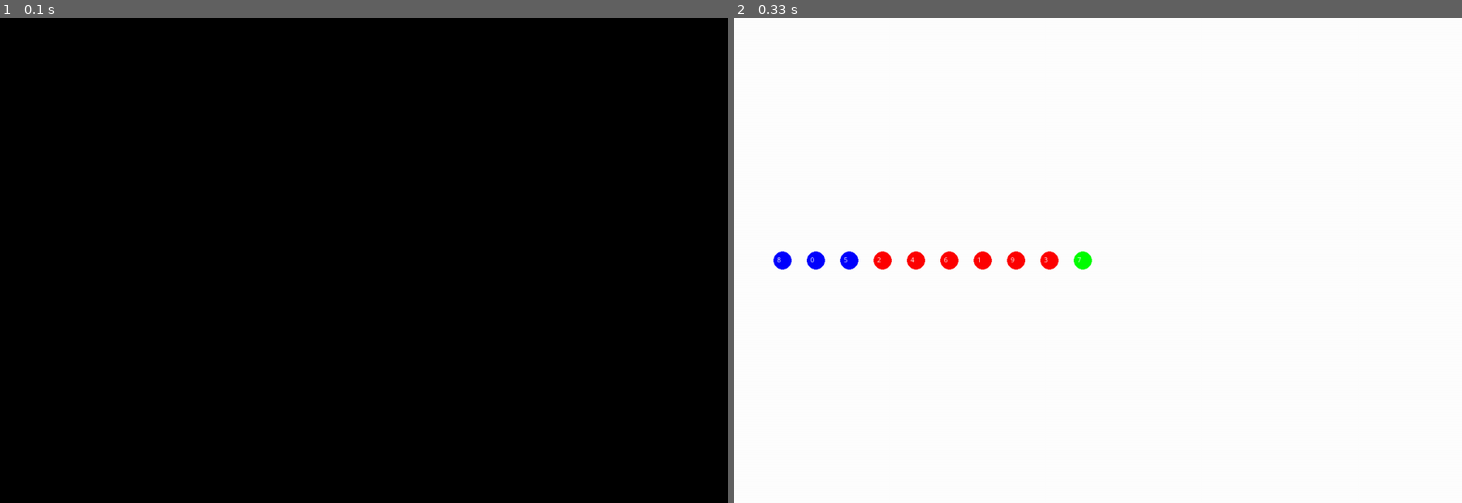
Above: before the commit, frames 1-2 (left to right).
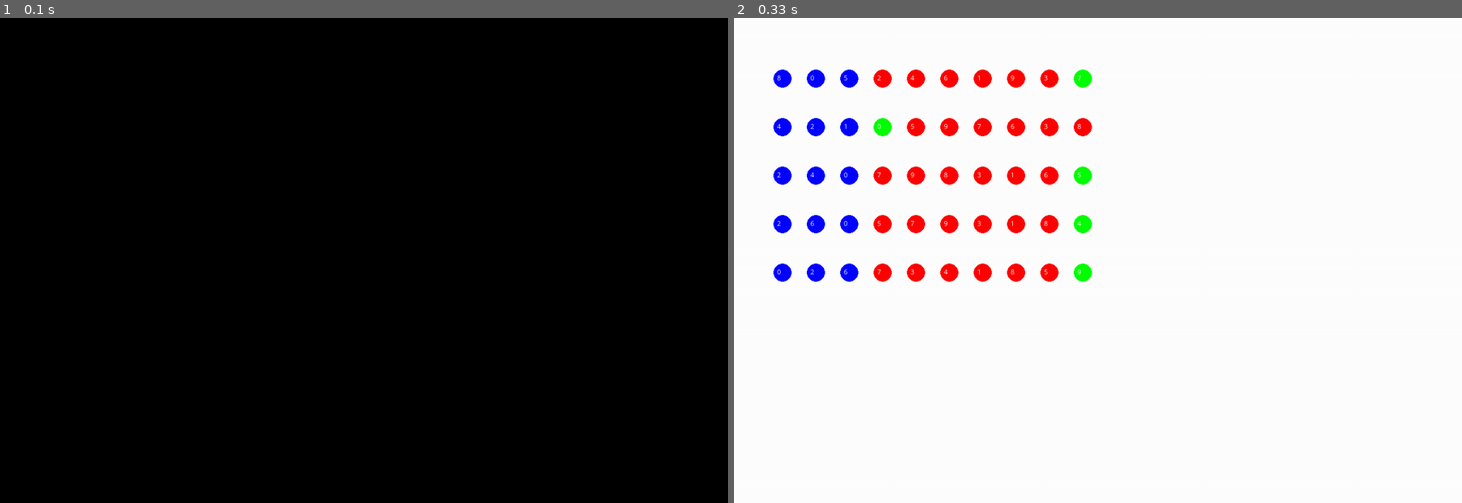
Above: after the commit, the same moments.

Repository: logularjason/gol
Game: pygame game, started from datingGame.py
Same seed, same stepped clock (60 frames per second), same inputs: the game is played once before the commit and once after it.
Inputs:
- Up to frame 1 (0.1 s): no input
- Up to frame 2 (0.33 s): no input

Frame 1 is identical in both runs. In frame 2, 4.4% of the frame differs, in the area x 5-50%, y 10-55%.

Commit message:
dating game done

Diff:
--- a/datingGame.py
+++ b/datingGame.py
@@ -11,6 +11,7 @@
 FRAMES_PER_SECOND=10
 CANDIDATE_COUNT= 10
 SAMPLE_SIZE = 3
+NUMBER_TRIALS = 5
 #font = pg.font.Font(None, 32)
 pg.font.init()
 font = pg.font.SysFont("comicsansms", 12)
@@ -40,9 +41,11 @@
 class CandidateList:
 
     # Constructor to create a new candidate
-    def __init__(self, screen):
+    def __init__(self, screen, row):
         self.screen = screen
         self.candidate = []
+        self.bestCandidate = None
+        self.y = 100 + row * 80
         # Repeatedly create candidates
         for cand in range(CANDIDATE_COUNT):
             self.candidate = self.candidate + [Candidate(screen, cand)]
@@ -84,18 +87,19 @@
         index = self.candidate.index(c)
         return 80 + index * 55
 
-    def draw(self, bestCandidate):
-        y = 400
+    def draw(self):
         for cand in self.candidate[0:SAMPLE_SIZE]:
             x = self.calculateX(cand)
-            cand.draw("blue", x, y)
+            cand.draw("blue", x, self.y)
         for cand in self.candidate[SAMPLE_SIZE:CANDIDATE_COUNT]:
             x = self.calculateX(cand)
-            cand.draw("red", x, y)
+            cand.draw("red", x, self.y)
+        x = self.calculateX(self.bestCandidate)
+        self.bestCandidate.draw("green", x, self.y)
 
-        x = self.calculateX(bestCandidate)
-        bestCandidate.draw("green", x, y)
-
+    def runTrial(self):
+        bestCandidateId = self.bestAS()
+        self.bestCandidate = self.findCandidate(bestCandidateId)
 
 
 def main():
@@ -108,11 +112,13 @@
     pg.display.set_caption("THE DATING GAME")
     done = False
 
-    candidateList = CandidateList(screen)
-    random.shuffle(candidateList.candidate)
-    bestCandidateId = candidateList.bestAS()
-    bestCandidate = candidateList.findCandidate(bestCandidateId)
-    print('found candidate=', bestCandidate.id)
+    trialList = []
+    for row in range(NUMBER_TRIALS):
+        cl = CandidateList(screen, row)
+        random.shuffle(cl.candidate)
+        cl.runTrial()
+        trialList = trialList + [cl]
+
 
     while not done:
         # This limits the while loop to a max of n times per second.
@@ -120,7 +126,8 @@
         clock.tick(FRAMES_PER_SECOND)
 
         screen.fill("white")
-        candidateList.draw(bestCandidate)
+        for candlist in trialList:
+            candlist.draw()
 
         # Tell pygame to swap its double-buffer (this paints the new frame)
         pg.display.flip()
